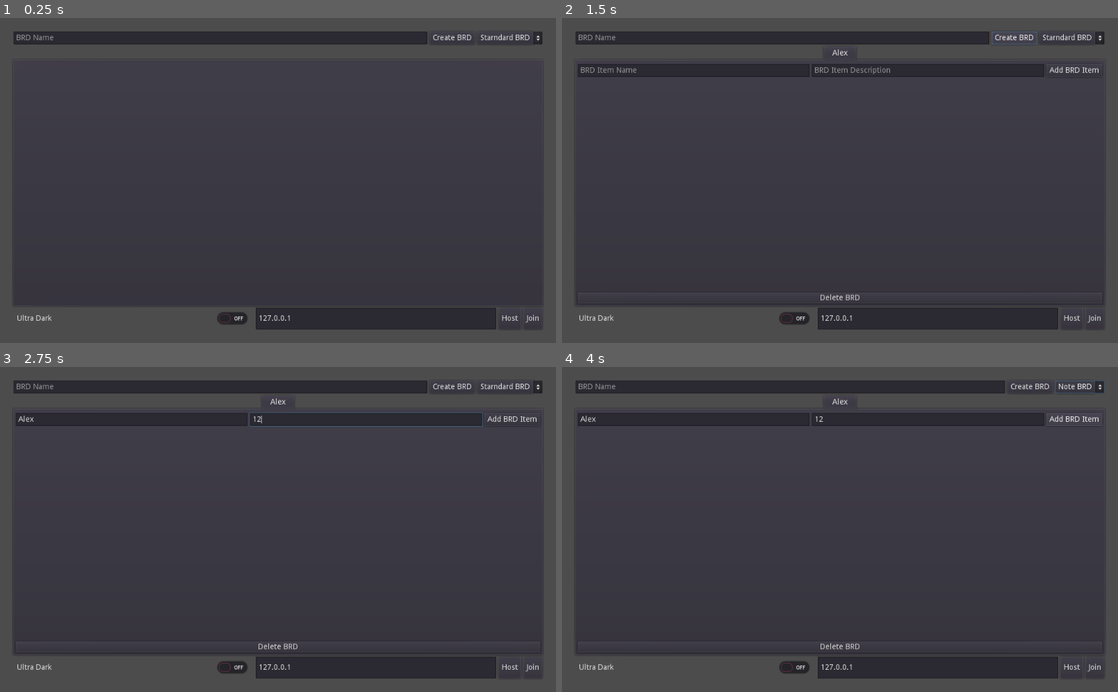
Above: before the commit, frames 1-4 (two rows, left to right).
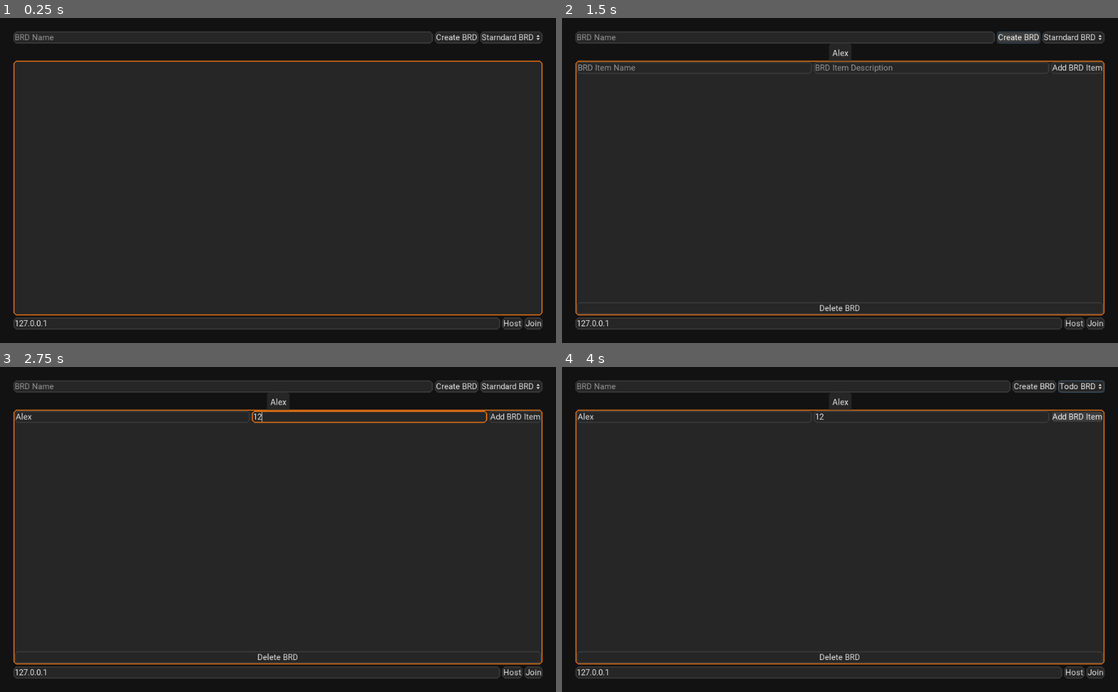
Above: after the commit, the same moments.

Repository: FunNoober/BRD-Sharp
Game: Godot game, scene res://assets/scenes/Main.tscn
The game is run twice, just before and just after one commit, with the same random seed, the same clock (stepped at 60 frames per second) and the same inputs.
Inputs (mouse positions are in pixels of both pictures, inside the frame that each line leads up to):
- Up to frame 1 (0.25 s): no input
- Up to frame 2 (1.5 s): click (784, 37) at 0.52 s; type "Alex" at 0.6 s; click "Create BRD" at 1.25 s
- Up to frame 3 (2.75 s): click (133, 419) at 2.02 s; type "Alex" at 2.1 s; click (366, 419) at 2.25 s; type "12" at 2.33 s
- Up to frame 4 (4 s): click "Starndard BRD" at 2.75 s; click "Add BRD Item" at 3.5 s

The runs differ from the first frame. In frame 1, 85% of the frame differs, in the area x 0-100%, y 0-100%; in frame 2, 83%; in frame 3, 84%; in frame 4, 83%.

Commit message:
Theming and Deleting Boards

Diff:
--- a/program_files/assets/kanban boards/NewKanbanBoard.tscn
+++ b/program_files/assets/kanban boards/NewKanbanBoard.tscn
@@ -83,3 +83,4 @@
 [connection signal="text_entered" from="Contents/Toolbar/NewKanbanItemNameEdit" to="." method="_on_NewKanbanItemNameEdit_text_entered"]
 [connection signal="text_entered" from="Contents/Toolbar/NewKanbanItemDescriptionEdit" to="." method="_on_NewKanbanItemDescriptionEdit_text_entered"]
 [connection signal="pressed" from="Contents/Toolbar/AddKanbanItem" to="." method="_on_AddKanbanItem_pressed"]
+[connection signal="pressed" from="Contents/DeleteBRDButton" to="." method="_on_DeleteBRDButton_pressed"]
--- a/program_files/assets/kanban boards/NewKanbanItem.tscn
+++ b/program_files/assets/kanban boards/NewKanbanItem.tscn
@@ -1,6 +1,7 @@
-[gd_scene load_steps=2 format=2]
+[gd_scene load_steps=3 format=2]
 
 [ext_resource path="res://scripts/NewKanbanItem.gd" type="Script" id=1]
+[ext_resource path="res://assets/themes/StarndardTheme.tres" type="Theme" id=2]
 
 [node name="NewKanbanItem" type="HBoxContainer"]
 anchor_right = 1.0
@@ -31,6 +32,9 @@
 margin_right = 1024.0
 margin_bottom = 120.0
 rect_min_size = Vector2( 480, 120 )
+theme = ExtResource( 2 )
+popup_exclusive = true
+window_title = "Item Description"
 dialog_text = "Item description goes here"
 dialog_autowrap = true
 
--- a/program_files/assets/scenes/Main.tscn
+++ b/program_files/assets/scenes/Main.tscn
@@ -1,11 +1,18 @@
-[gd_scene load_steps=2 format=2]
+[gd_scene load_steps=3 format=2]
 
 [ext_resource path="res://scripts/Main.gd" type="Script" id=1]
+[ext_resource path="res://assets/themes/StarndardTheme.tres" type="Theme" id=2]
 
 [node name="Main" type="Control"]
 anchor_right = 1.0
 anchor_bottom = 1.0
+theme = ExtResource( 2 )
 script = ExtResource( 1 )
+
+[node name="ColorRect" type="ColorRect" parent="."]
+anchor_right = 1.0
+anchor_bottom = 1.0
+color = Color( 0.0745098, 0.0745098, 0.0745098, 1 )
 
 [node name="Contents" type="VBoxContainer" parent="."]
 anchor_right = 1.0
@@ -17,66 +24,66 @@
 
 [node name="AddBRDBar" type="HBoxContainer" parent="Contents"]
 margin_right = 974.0
-margin_bottom = 24.0
+margin_bottom = 22.0
 
 [node name="BRDNameEdit" type="LineEdit" parent="Contents/AddBRDBar"]
-margin_right = 762.0
-margin_bottom = 24.0
+margin_right = 772.0
+margin_bottom = 22.0
 size_flags_horizontal = 3
 placeholder_text = "BRD Name"
 
 [node name="AddBRD" type="Button" parent="Contents/AddBRDBar"]
-margin_left = 766.0
-margin_right = 850.0
-margin_bottom = 24.0
+margin_left = 776.0
+margin_right = 856.0
+margin_bottom = 22.0
 text = "Create BRD"
 
 [node name="BRDTypeEdit" type="OptionButton" parent="Contents/AddBRDBar"]
-margin_left = 854.0
+margin_left = 860.0
 margin_right = 974.0
-margin_bottom = 24.0
+margin_bottom = 22.0
 text = "Starndard BRD"
 items = [ "Starndard BRD", null, false, 0, null, "Todo BRD", null, false, 1, null, "Note BRD", null, false, 2, null, "Chat BRD", null, false, 3, null ]
 selected = 0
 
 [node name="TabContainer" type="TabContainer" parent="Contents"]
-margin_top = 28.0
+margin_top = 26.0
 margin_right = 974.0
-margin_bottom = 506.0
+margin_bottom = 524.0
 size_flags_horizontal = 3
 size_flags_vertical = 3
 
 [node name="Toolbar" type="HBoxContainer" parent="Contents"]
-margin_top = 510.0
+margin_top = 528.0
 margin_right = 974.0
 margin_bottom = 550.0
 
 [node name="UltraDarkToggle" type="CheckButton" parent="Contents/Toolbar"]
-margin_right = 442.0
-margin_bottom = 40.0
+visible = false
+margin_right = 446.0
+margin_bottom = 36.0
 size_flags_horizontal = 3
 size_flags_vertical = 3
 text = "Ultra Dark"
 
 [node name="IPEdit" type="LineEdit" parent="Contents/Toolbar"]
-margin_left = 446.0
-margin_right = 889.0
-margin_bottom = 40.0
+margin_right = 896.0
+margin_bottom = 22.0
 size_flags_horizontal = 3
 size_flags_vertical = 3
 text = "127.0.0.1"
 placeholder_text = "IP Address"
 
 [node name="HostButton" type="Button" parent="Contents/Toolbar"]
-margin_left = 893.0
-margin_right = 935.0
-margin_bottom = 40.0
+margin_left = 900.0
+margin_right = 937.0
+margin_bottom = 22.0
 text = "Host"
 
 [node name="JoinButton" type="Button" parent="Contents/Toolbar"]
-margin_left = 939.0
+margin_left = 941.0
 margin_right = 974.0
-margin_bottom = 40.0
+margin_bottom = 22.0
 text = "Join"
 
 [connection signal="text_entered" from="Contents/AddBRDBar/BRDNameEdit" to="." method="_on_BRDNameEdit_text_entered"]
--- /dev/null
+++ b/program_files/assets/themes/StarndardTheme.tres
@@ -0,0 +1,125 @@
+[gd_resource type="Theme" load_steps=11 format=2]
+
+[ext_resource path="res://Roboto-Regular.ttf" type="DynamicFontData" id=1]
+
+[sub_resource type="StyleBoxFlat" id=3]
+bg_color = Color( 0.239216, 0.239216, 0.239216, 1 )
+border_width_left = 2
+border_width_top = 2
+border_width_right = 2
+border_width_bottom = 2
+border_color = Color( 0.152941, 0.152941, 0.152941, 1 )
+corner_radius_top_left = 4
+corner_radius_top_right = 4
+corner_radius_bottom_right = 4
+corner_radius_bottom_left = 4
+corner_detail = 1
+
+[sub_resource type="StyleBoxFlat" id=1]
+bg_color = Color( 0.152941, 0.152941, 0.152941, 1 )
+border_width_left = 2
+border_width_top = 2
+border_width_right = 2
+border_width_bottom = 2
+border_color = Color( 0.239216, 0.239216, 0.239216, 1 )
+corner_radius_top_left = 4
+corner_radius_top_right = 4
+corner_radius_bottom_right = 4
+corner_radius_bottom_left = 4
+corner_detail = 1
+
+[sub_resource type="StyleBoxFlat" id=4]
+bg_color = Color( 0.152941, 0.152941, 0.152941, 1 )
+border_width_left = 2
+border_width_top = 2
+border_width_right = 2
+border_width_bottom = 2
+border_color = Color( 0.929412, 0.462745, 0.0784314, 1 )
+corner_radius_top_left = 4
+corner_radius_top_right = 4
+corner_radius_bottom_right = 4
+corner_radius_bottom_left = 4
+corner_detail = 1
+
+[sub_resource type="StyleBoxFlat" id=6]
+bg_color = Color( 0.152941, 0.152941, 0.152941, 1 )
+border_width_left = 2
+border_width_top = 2
+border_width_right = 2
+border_width_bottom = 2
+border_color = Color( 0.929412, 0.462745, 0.0784314, 1 )
+corner_radius_top_left = 4
+corner_radius_top_right = 4
+corner_radius_bottom_right = 4
+corner_radius_bottom_left = 4
+corner_detail = 1
+
+[sub_resource type="StyleBoxFlat" id=5]
+bg_color = Color( 0.152941, 0.152941, 0.152941, 1 )
+border_width_left = 2
+border_width_top = 2
+border_width_right = 2
+border_width_bottom = 2
+border_color = Color( 0.239216, 0.239216, 0.239216, 1 )
+corner_radius_top_left = 4
+corner_radius_top_right = 4
+corner_radius_bottom_right = 4
+corner_radius_bottom_left = 4
+corner_detail = 1
+
+[sub_resource type="StyleBoxFlat" id=7]
+bg_color = Color( 0.152941, 0.152941, 0.152941, 1 )
+border_width_left = 2
+border_width_top = 2
+border_width_right = 2
+border_width_bottom = 2
+border_color = Color( 0.929412, 0.462745, 0.0784314, 1 )
+corner_radius_top_left = 4
+corner_radius_top_right = 4
+corner_radius_bottom_right = 4
+corner_radius_bottom_left = 4
+corner_detail = 1
+
+[sub_resource type="StyleBoxFlat" id=9]
+content_margin_left = 2.0
+content_margin_right = 2.0
+content_margin_top = 2.0
+content_margin_bottom = 2.0
+bg_color = Color( 0.105882, 0.105882, 0.105882, 1 )
+corner_radius_top_left = 4
+corner_radius_top_right = 4
+corner_detail = 1
+expand_margin_left = 4.0
+expand_margin_right = 4.0
+expand_margin_top = 4.0
+
+[sub_resource type="StyleBoxFlat" id=8]
+content_margin_left = 2.0
+content_margin_right = 2.0
+content_margin_top = 2.0
+content_margin_bottom = 2.0
+bg_color = Color( 0.152941, 0.152941, 0.152941, 1 )
+corner_radius_top_left = 4
+corner_radius_top_right = 4
+corner_detail = 1
+expand_margin_left = 4.0
+expand_margin_right = 4.0
+expand_margin_top = 4.0
+
+[sub_resource type="DynamicFont" id=2]
+size = 15
+use_mipmaps = true
+use_filter = true
+font_data = ExtResource( 1 )
+
+[resource]
+default_font = SubResource( 2 )
+Button/styles/hover = SubResource( 3 )
+Button/styles/normal = SubResource( 1 )
+Button/styles/pressed = SubResource( 4 )
+LineEdit/styles/focus = SubResource( 6 )
+LineEdit/styles/normal = SubResource( 5 )
+TabContainer/styles/panel = SubResource( 7 )
+TabContainer/styles/tab_bg = SubResource( 9 )
+TabContainer/styles/tab_fg = SubResource( 8 )
+WindowDialog/colors/title_color = Color( 1, 1, 1, 1 )
--- a/program_files/assets/todo boards/NewTodoBoard.tscn
+++ b/program_files/assets/todo boards/NewTodoBoard.tscn
@@ -53,3 +53,4 @@
 
 [connection signal="text_entered" from="Contents/Toolbar/NewTodoContentsEdit" to="." method="_on_NewTodoContentsEdit_text_entered"]
 [connection signal="pressed" from="Contents/Toolbar/AddNewTodoItem" to="." method="_on_AddNewTodoItem_pressed"]
+[connection signal="pressed" from="Contents/DeleteBRDButton" to="." method="_on_DeleteBRDButton_pressed"]
--- a/program_files/scripts/Main.gd
+++ b/program_files/scripts/Main.gd
@@ -29,6 +29,7 @@
 		var new_kbp = kanban_board_prefab.instance()
 		new_kbp.name = new_item_name
 		$Contents/TabContainer.add_child(new_kbp)
+		new_kbp.connect("delete_request", self, "handle_deletion")
 		boards[0].append(new_kbp.name)
 		if should_save: save();
 	if type == 3:
@@ -41,8 +42,20 @@
 		var new_todo_board = todo_board_prefab.instance()
 		new_todo_board.name = new_item_name
 		$Contents/TabContainer.add_child(new_todo_board)
+		new_todo_board.connect("delete_request", self, "handle_deletion")
 		boards[1].append(new_todo_board.name)
 		if should_save: save();
+
+func handle_deletion(i_name):
+	delete(i_name)
+	rpc("delete", i_name)
+
+remote func delete(i_name):
+	print(i_name)
+	boards[0].erase(i_name)
+	boards[1].erase(i_name)
+	boards[2].erase(i_name)
+	save()
 
 func _on_BRDTypeEdit_item_selected(index: int) -> void:
 	item_type = index
--- a/program_files/scripts/NewKanbanBoard.gd
+++ b/program_files/scripts/NewKanbanBoard.gd
@@ -8,6 +8,8 @@
 
 onready var done_column = get_node("Contents/Items/HSplitContainer/DoneScroll/VBoxContainer")
 onready var todo_column = get_node("Contents/Items/HSplitContainer/TodoScroll/VBoxContainer")
+
+signal delete_request(i_name)
 
 func _ready() -> void:
 	var f = File.new()
@@ -93,3 +95,8 @@
 	f.open("user://" + name + ".brd", f.WRITE)
 	f.store_string(JSON.print(data))
 	f.close()
+
+
+func _on_DeleteBRDButton_pressed() -> void:
+	emit_signal("delete_request", name)
+	queue_free()
--- a/program_files/scripts/NewTodoBoard.gd
+++ b/program_files/scripts/NewTodoBoard.gd
@@ -3,6 +3,8 @@
 onready var new_todo_item = load("res://assets/todo boards/NewTodoItem.tscn")
 
 var items = []
+
+signal delete_request(i_name)
 
 func _ready() -> void:
 	var f = File.new()
@@ -73,3 +75,7 @@
 	f.open("user://" + name + ".brdtodo", f.WRITE)
 	f.store_string(JSON.print(data))
 	f.close()
+
+func _on_DeleteBRDButton_pressed() -> void:
+	emit_signal("delete_request", name)
+	queue_free()
Binary file added: program_files/Roboto-Regular.ttf
Binary file removed: program_files/RobotoCondensed-Light.ttf
